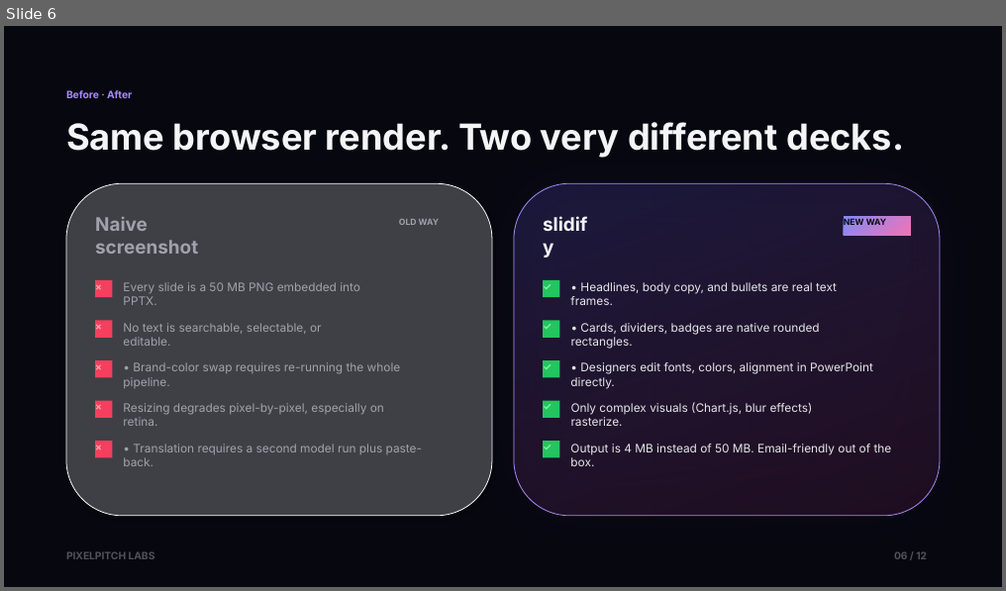
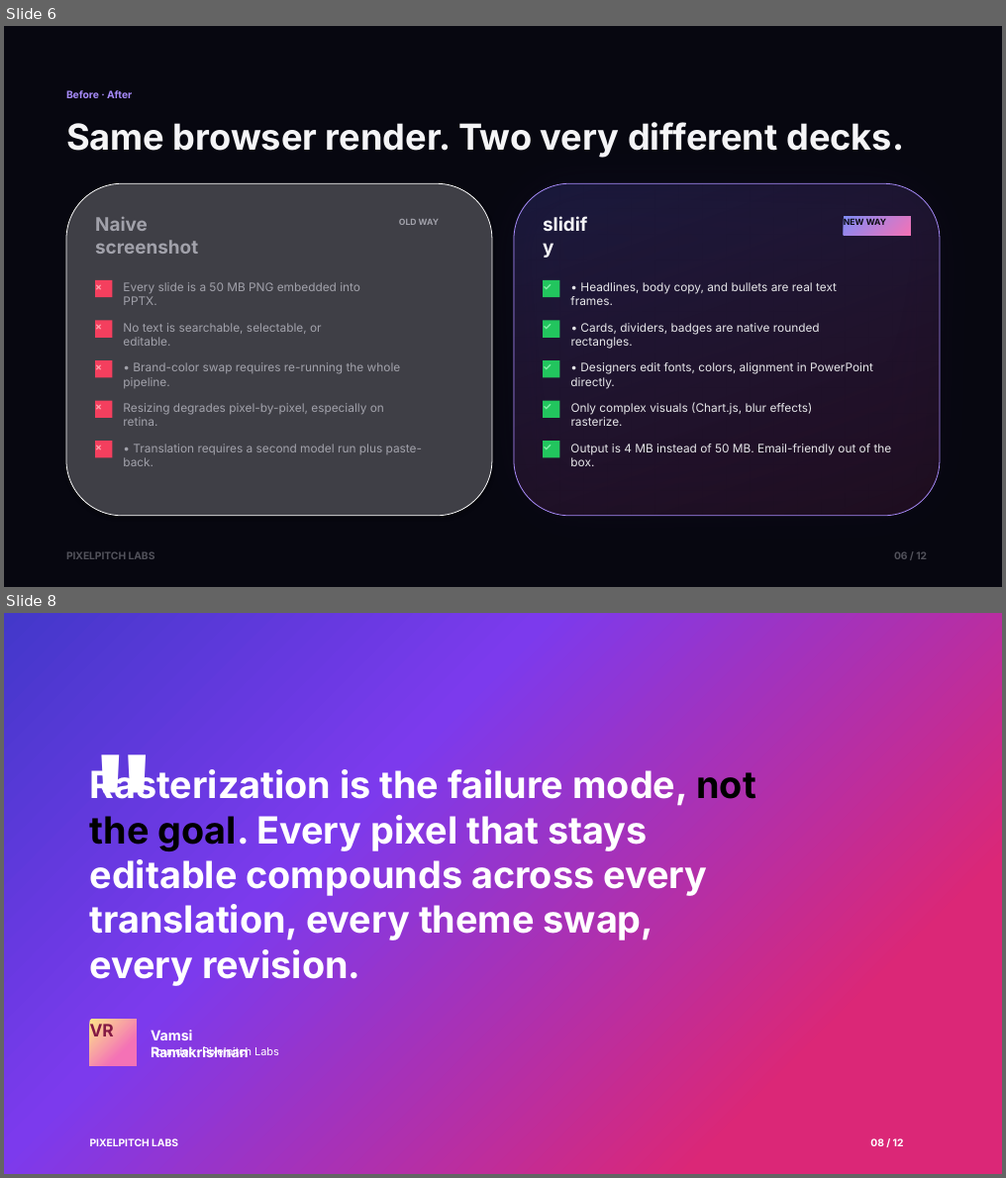
Before and after one commit to vamsiramakrishnan/pixelpitch, a slide deck: examples/sophisticated/deck.pptx. Shown one above the other, each under a label of ours: slide 6 before the commit, slides 6 and 8 after it; the slides between them are not shown. The pictures are 1006x591 and 1006x1178 pixels, drawn with LibreOffice and Linux fonts; fonts in the diff are those of the drawing. Boxes give left, top, right and bottom in pixels: in the first picture for what was removed or moved away, otherwise in the second. Text is boxed around its words. In the diff, an @@ line names an element or a change of style, - is before the commit and + after.

```diff
--- a/examples/sophisticated/deck.pptx
+++ b/examples/sophisticated/deck.pptx
@@ slide 8 added at [4, 613, 1002, 1174], background #FFFFFF @@
@@ rectangle added at [4, 613, 1002, 1174], fill gradient #4338CA to #7C3AED to #DB2777 @@
@@ text added at [90, 721, 761, 783], 120 pt, text #FFFFFF, bold @@
+"
@@ text added at [90, 766, 756, 986], 36 pt, text #FFFFFF, bold @@
+Rasterization is the failure mode, not the goal. Every pixel that stays editable compounds across every translation, every theme swap, every revision.
@@ rectangle added at [90, 1020, 137, 1065], fill gradient #FDE68A to #F472B6, 16.5 pt, text #831843, bold @@
+VR
@@ text added at [151, 1030, 249, 1058], 13.5 pt, text #FFFFFF, bold @@
+Vamsi Ramakrishnan
@@ text added at [151, 1047, 279, 1059], 10.5 pt, text #FFFFFF @@
+Founder · Pixelpitch Labs
@@ text added at [90, 1139, 178, 1147], 9.8 pt, text #FFFFFF, bold @@
+PIXELPITCH LABS
@@ text added at [870, 1139, 904, 1147], 9.8 pt, text #FFFFFF, bold @@
+08 / 12
```
Also in this commit, not shown: 2 other slides added, 2 other files.
